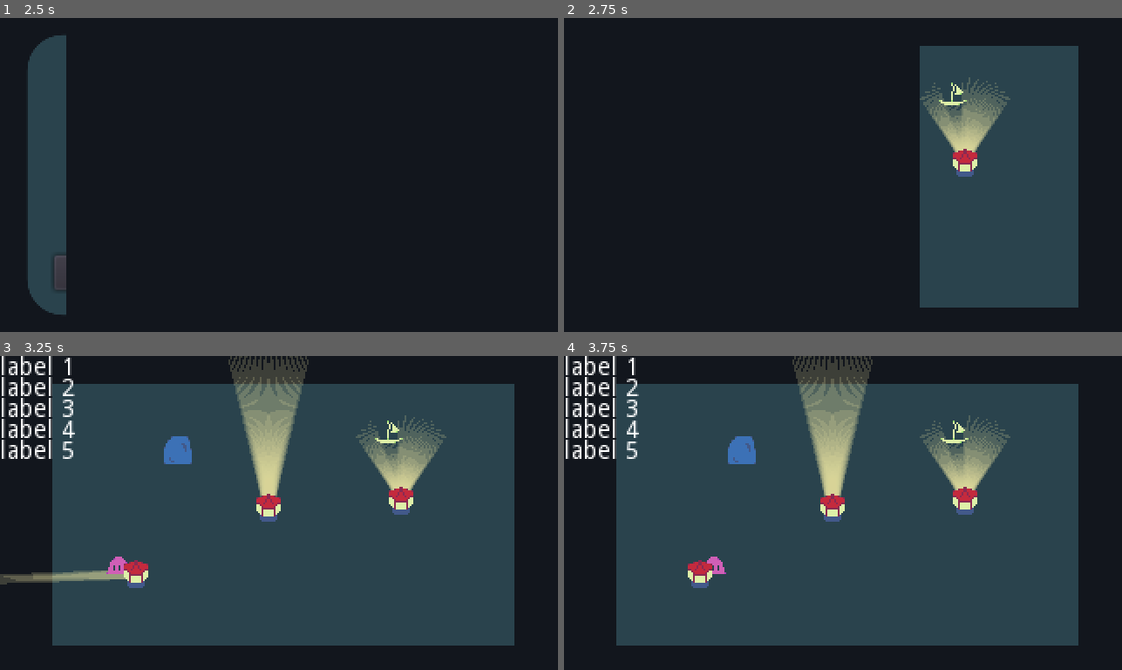
Above: before the commit, frames 1-4 (two rows, left to right).
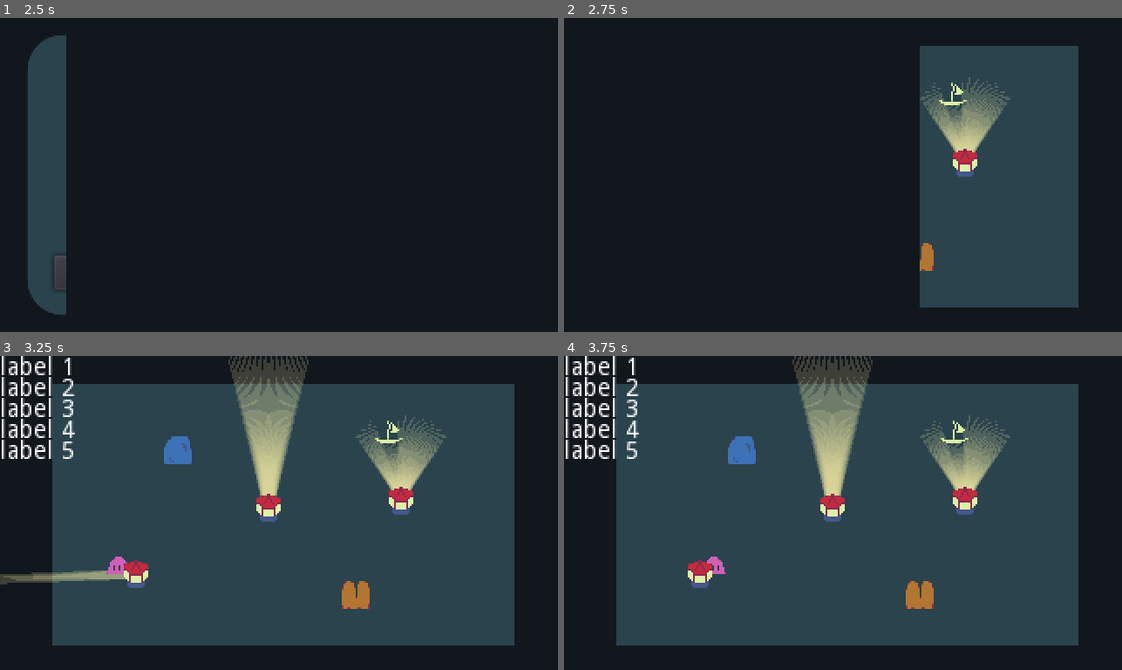
Above: after the commit, the same moments.

Repository: genericuser990/GameJamTowerTheme
Game: Godot game, scene res://Scenes/SceneManager.tscn
The game is run twice, just before and just after one commit, with the same random seed, the same clock (stepped at 60 frames per second) and the same inputs.
Inputs:
- Up to frame 1 (2.5 s): click "Play" at 0.5 s; hold Right (moveRight) 1.28-2 s; click "1" at 2 s
- Up to frame 2 (2.75 s): no input
- Up to frame 3 (3.25 s): hold Down (moveDown) from 2.78 s (still down)
- Up to frame 4 (3.75 s): release Down (moveDown) at 3.53 s; hold Right (moveRight) from 3.53 s (still down)

Frame 1 is identical in both runs. In frame 2, 0.2% of the frame differs, in the area x 63-67%, y 71-81%; in frame 3, 0.4%, in the area x 61-67%, y 71-81%; in frame 4, 0.4%.

Commit message:
Put a moveable rock in debug world

Diff:
--- a/Scenes/DebugWorld.tscn
+++ b/Scenes/DebugWorld.tscn
@@ -1,10 +1,11 @@
-[gd_scene load_steps=8 format=2]
+[gd_scene load_steps=9 format=2]
 
 [ext_resource path="res://Scenes/Monster.tscn" type="PackedScene" id=1]
 [ext_resource path="res://Scenes/ui/DebugControl.tscn" type="PackedScene" id=2]
 [ext_resource path="res://Scripts/DebugControl.gd" type="Script" id=3]
 [ext_resource path="res://Scenes/Rock.tscn" type="PackedScene" id=4]
 [ext_resource path="res://Scenes/Lighthouse.tscn" type="PackedScene" id=5]
+[ext_resource path="res://Scenes/MoveableRock.tscn" type="PackedScene" id=6]
 [ext_resource path="res://Scenes/Boat.tscn" type="PackedScene" id=7]
 
 [sub_resource type="StyleBoxFlat" id=1]
@@ -44,3 +45,6 @@
 
 [node name="Monster" parent="." instance=ExtResource( 1 )]
 position = Vector2( 68, 85 )
+
+[node name="MoveableRock" parent="." instance=ExtResource( 6 )]
+position = Vector2( 204, 137 )
